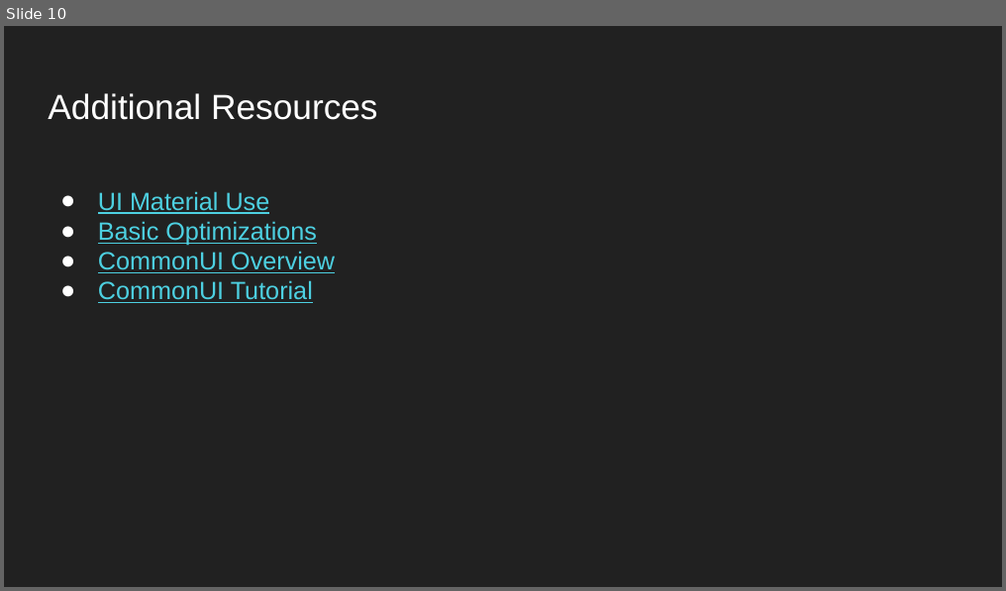
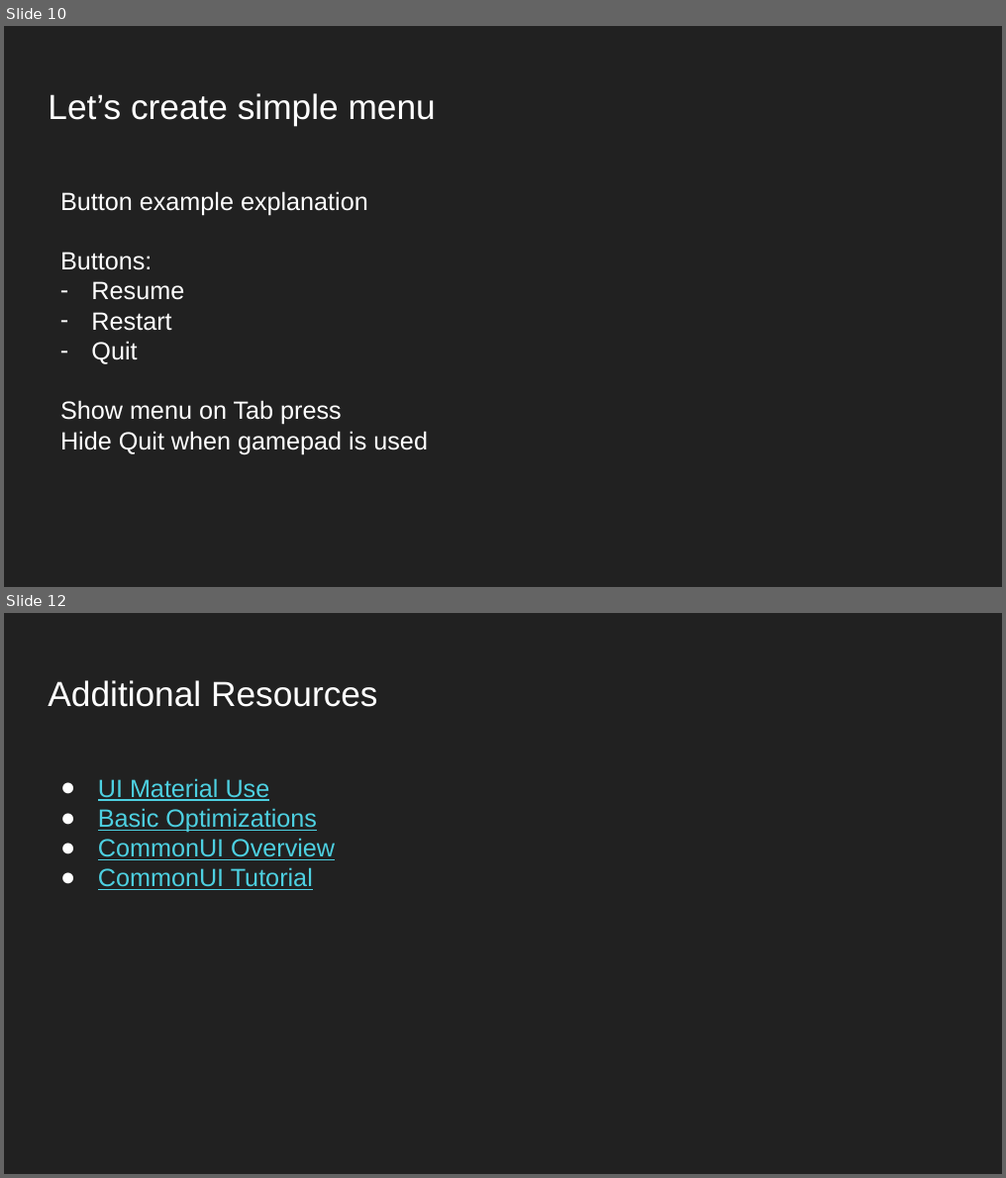
Before and after one commit to WotanCZ/MFF_UE_Lecture, a slide deck: UI/Unreal Engine Lecture - UI.pptx. Shown one above the other, each under a label of ours: slide 10 before the commit, slides 10 and 12 after it; the slides between them are not shown. The pictures are 1006x591 and 1006x1178 pixels, drawn with LibreOffice and Linux fonts; fonts in the diff are those of the drawing; background and template pictures are left out. Boxes give left, top, right and bottom in pixels: in the first picture for what was removed or moved away, otherwise in the second. Text is boxed around its words. In the diff, an @@ line names an element or a change of style, - is before the commit and + after.

```diff
--- a/UI/Unreal Engine Lecture - UI.pptx
+++ b/UI/Unreal Engine Lecture - UI.pptx
@@ slide 10 added at (x1=4, y1=26, x2=1002, y2=587), background picture (left out) @@
@@ title added at (x1=48, y1=93, x2=436, y2=125), 25.2 pt, text #FFFFFF @@
+Let’s create simple menu
@@ text added at (x1=60, y1=191, x2=428, y2=455), 18 pt, text #FFFFFF @@
+Button example explanation
+Buttons:
+– Resume
+– Restart
+– Quit
+Show menu on Tab press
+Hide Quit when gamepad is used
@@ what was slide 10 is now slide 12 @@
```
Also in this commit, not shown: 7 slides changed, 3 other slides added, 2 slides removed, 2 other files.
